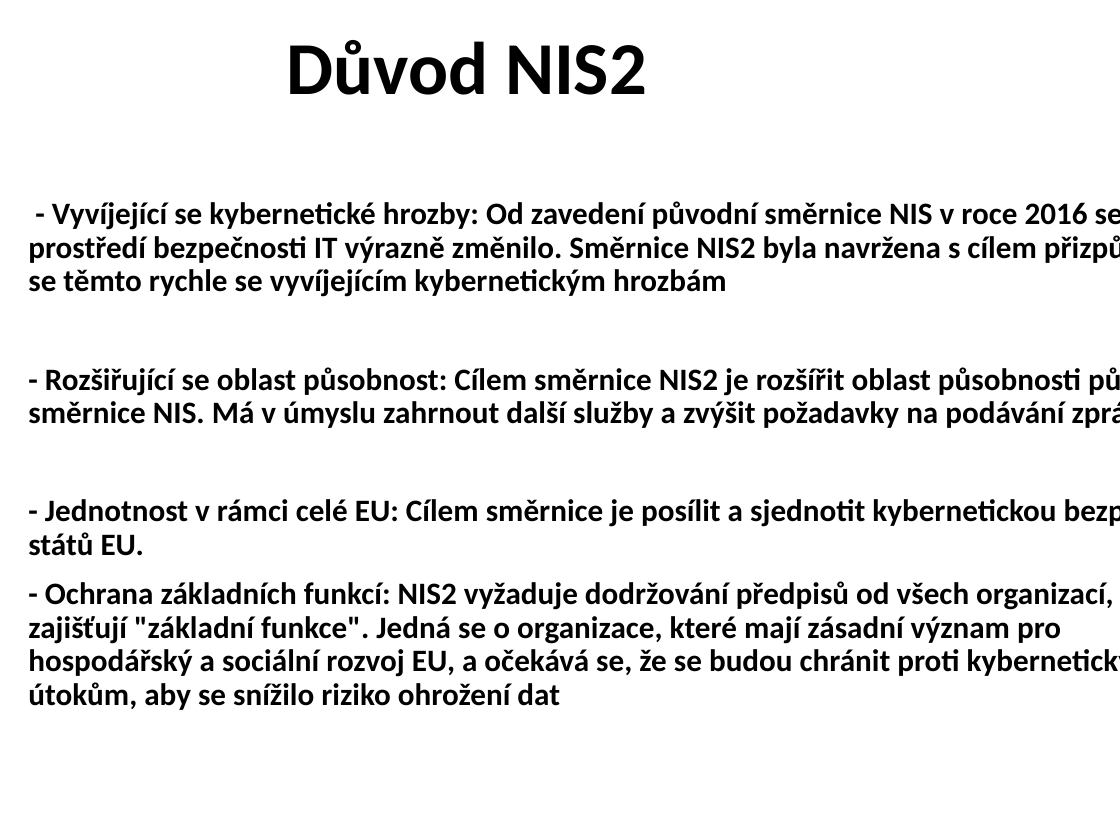
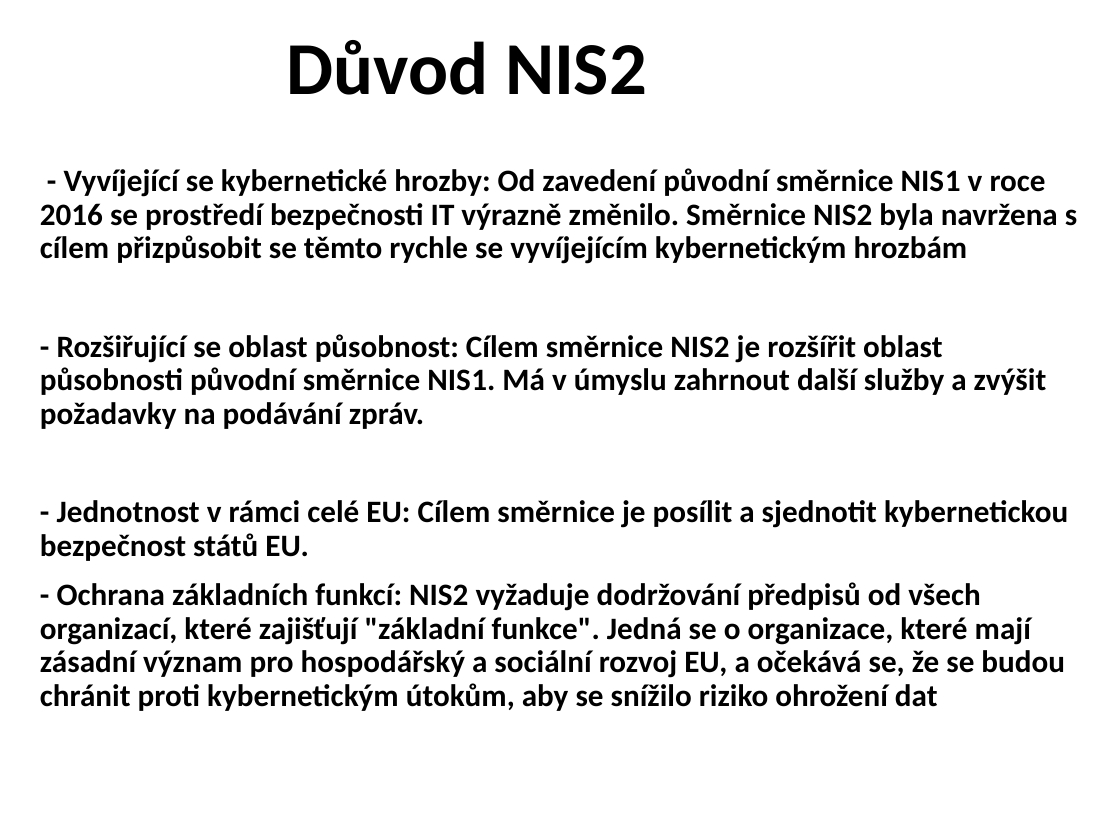
Before and after one commit to zimice/pr4_nis2, a slide deck: slide 5 of NIS2_kochanek.pptx. Drawn at 1120x840 pixels with LibreOffice and Linux fonts; fonts in the diff are those of the drawing; background and template pictures are left out. Boxes give left, top, right and bottom in pixels: in the first picture for what was removed or moved away, otherwise in the second. Text is boxed around its words. In the diff, an @@ line names an element or a change of style, - is before the commit and + after.

```diff
--- a/NIS2_kochanek.pptx
+++ b/NIS2_kochanek.pptx
@@ subtitle "- Vyvíjející se kybernetické hrozby: ...": place and size @@
-subtitle "- Vyvíjející se kybernetické hrozby: ..." at (28, 201, 1120, 710)
+subtitle "- Vyvíjející se kybernetické hrozby: ..." at (40, 168, 1077, 711)
@@ subtitle at (40, 168, 1077, 429): text changed @@
-- Vyvíjející se kybernetické hrozby: Od zavedení původní směrnice NIS v roce 2016 se prostředí bezpečnosti IT výrazně změnilo. Směrnice NIS2 byla navržena s cílem přizpůsobit se těmto rychle se vyvíjejícím kybernetickým hrozbám
-- Rozšiřující se oblast působnost: Cílem směrnice NIS2 je rozšířit oblast působnosti původní směrnice NIS. Má v úmyslu zahrnout další služby a zvýšit požadavky na podávání zpráv.
+- Vyvíjející se kybernetické hrozby: Od zavedení původní směrnice NIS1 v roce 2016 se prostředí bezpečnosti IT výrazně změnilo. Směrnice NIS2 byla navržena s cílem přizpůsobit se těmto rychle se vyvíjejícím kybernetickým hrozbám
+- Rozšiřující se oblast působnost: Cílem směrnice NIS2 je rozšířit oblast působnosti původní směrnice NIS1. Má v úmyslu zahrnout další služby a zvýšit požadavky na podávání zpráv.
```
Also in this commit, not shown: 7 other slides changed, 1 slide added.
